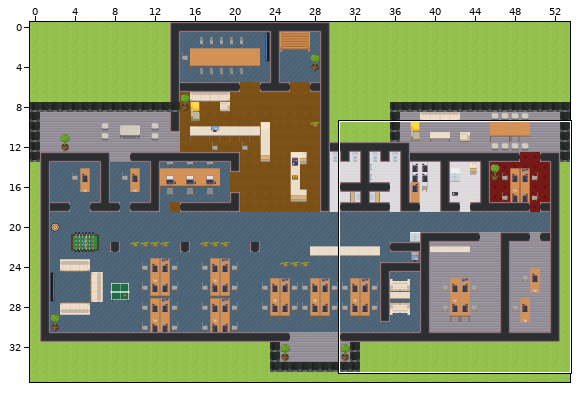
One commit to this Tiled map (JSON): elunic-office.tmj. Above, an overview of the earlier version with the close-up marked.
Close-up. The starting point:
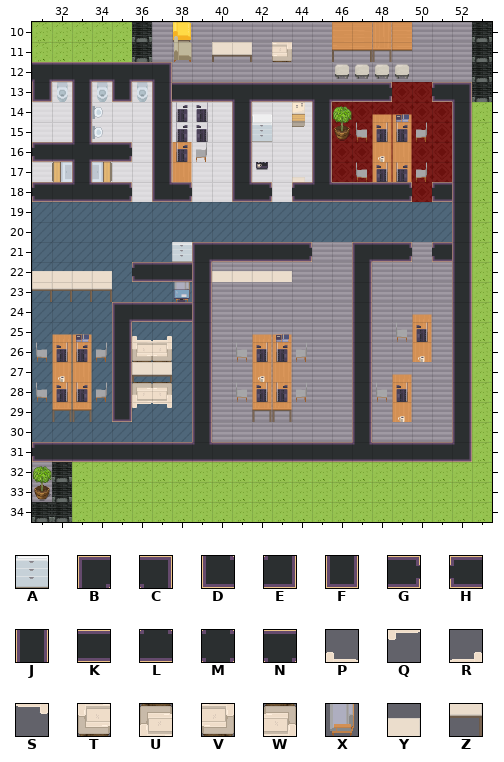
Cells are 32x32 px. Shown: x 31..53, y 10..34. The commit also changed other parts of the map, which this record leaves out.
Key: from "WA_Miscellaneous": A 37; from "WA_Room_Builder": B 28, C 29, D 53, E 54, F 56, G 63, H 65, J 102, K 104, L 110, M 137, N 160; from "WA_Seats": P 30, Q 30 flipped up-down, R 31, S 31 flipped up-down, T 43, U 43 flipped up-down, V 44, W 44 flipped up-down, X 96; from "WA_Tables": Y 41, Z 51.
_ is an empty cell.
Layers that did not change in this view are not listed.
Layer "walls/walls1" before, first column x 31:
10 _______________________
11 _______________________
12 NKNKNKC________________
13 F_J_F_JKKKNKKKNKKG__HC_
14 __J___J___J___J______J_
15 __J___J___J___J______J_
16 HKMKG_J___J___J______J_
17 __J___J___J___J______J_
18 HKLKG_DG__DG_HLKKKG_HJ_
19 _____________________J_
20 _____________________J_
21 ________BKKKKG__BKG_HJ_
22 _____HKKJ_______J____J_
23 ________J_______J____J_
24 ____BKKKJ_______J____J_
25 ____J___J_______J____J_
26 ____J___J_______J____J_
27 ____J___J_______J____J_
28 ____J___J_______J____J_
29 ____F___J_______J____J_
30 ________J_______J____J_
31 HKKKKKKKLKKKKKKKLKKKKE_
32 _______________________
33 _______________________
34 _______________________
Layer "furniture/furniture1" before, first column x 31:
19 ________________
20 ________________
21 _______A________
22 YYYY_____YYYY___
23 ZZZZ___X________
24 ________________
25 _____PR_________
26 _____TV_________
27 ________________
28 _____UW_________
29 _____QS_________
30 ________________
31 ________________
New version:
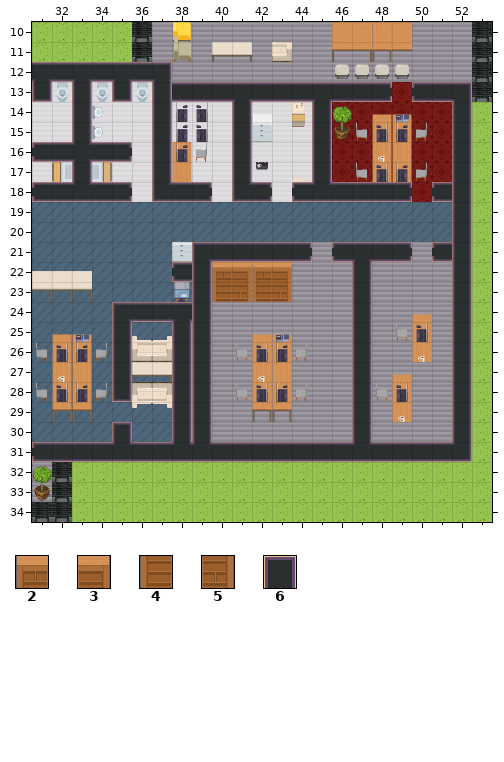
Further tiles: from "WA_Other_Furniture": 2 14, 3 15, 4 26, 5 27; from "WA_Room_Builder": 6 31.
Edits made:
Layer "walls/walls1":
y 13: x 50..51 _H -> HK
y 18: x 38..39 G_ -> KG
y 21: x 46..47 _B -> HN
y 22: x 36..38 HKK -> __H
y 24: x 38 K -> N
y 25..27: x 38 _ -> J
y 28: x 35 J -> F; x 38 _ -> J
y 29: x 35 F -> _; x 38 _ -> J
y 30: x 35 _ -> 6; x 38 _ -> J
y 31: x 35 K -> L; x 38 K -> L
Layer "furniture/furniture1":
y 22: x 34 Y -> _; x 40..43 YYYY -> 2323
y 23: x 34 Z -> _; x 40..43 ____ -> 4545
